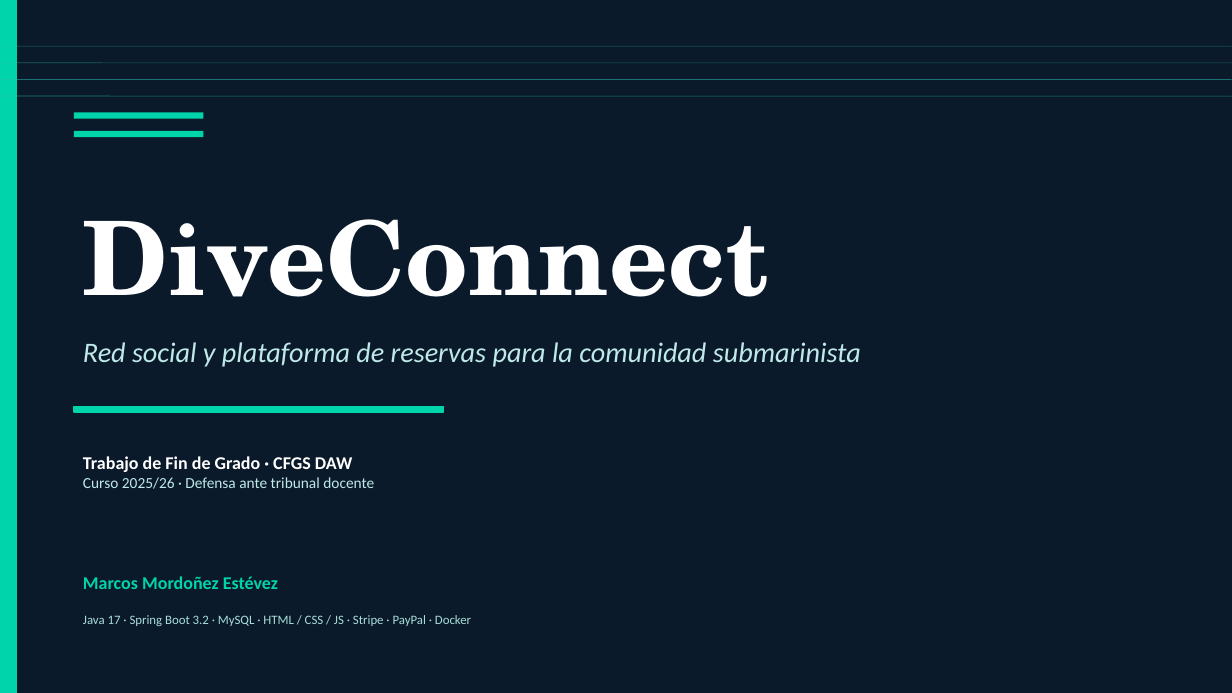
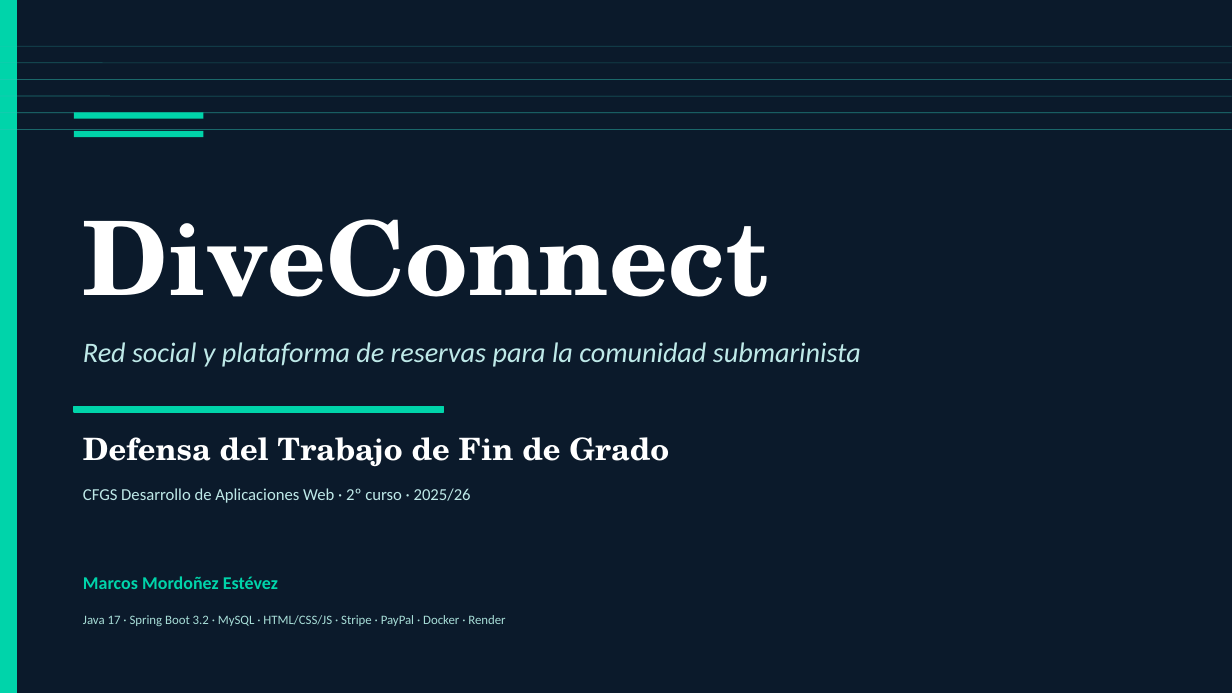
Before and after one commit to mmordoe685/diveconnect, a slide deck: slide 1 of docs/DiveConnect-Defensa.pptx. Drawn at 1232x693 pixels with LibreOffice and Linux fonts; fonts in the diff are those of the drawing. Boxes give left, top, right and bottom in pixels: in the first picture for what was removed or moved away, otherwise in the second. Text is boxed around its words. In the diff, an @@ line names an element or a change of style, - is before the commit and + after.

Commit message:
Material completo para defensa: slides 30, guion sincronizado y handout
- DiveConnect-Defensa.pptx ampliado de 18 a 30 slides para cubrir 35-40 minutos
  de exposicion. Misma paleta navy/teal/cream y misma estructura visual.
  Bloques: apertura, problema, solucion, demo, arquitectura, modelo de datos
  con normalizacion 1FN-BCNF, stack backend y frontend, pasarela en 3 modos
  con codigo del PaymentController, seguridad JWT y OAuth2, frontend sin
  framework justificado, tema submarino, subida de archivos, tests JUnit,
  CI con GitHub Actions, despliegue Render, analisis Python, sostenibilidad
  con ODS, decision tecnica del bug Lombok, metricas y roadmap.

- GUION-DEFENSA.md con guion completo sincronizado minuto a minuto. Cada
  slide tiene tiempo objetivo, lo que digo en cursiva, lo que enseno
  (slide / pantalla / archivo) y notas. Incluye anexos: como manejar
  preguntas con 12 respuestas preparadas, plan B si Render se cae, lista
  de pestanas y archivos que llevar abiertos, cronometro mental cada 5 min.

- HANDOUT-TRIBUNAL.pdf de 2 paginas A4 a color, una copia por miembro del
  tribunal, en primera persona y tono profesional. Pagina 1: resumen,
  funcionalidades, metricas. Pagina 2: stack en 3 columnas, arquitectura
  por capas, servicios externos, calidad y operacion, links de verificacion.
  Disenado para que el tribunal lea los numeros y entienda implicitamente
  que cada criterio de la rubrica esta cubierto, sin mencionar la rubrica.

```diff
--- a/docs/DiveConnect-Defensa.pptx
+++ b/docs/DiveConnect-Defensa.pptx
@@ line added from (0, 113) to (1232, 113), #2EC4B6 0.5 pt @@
@@ line added from (0, 129) to (1232, 129), #2EC4B6 0.5 pt @@
@@ text at [83,437,669,467]: text changed; size 12 to 24 pt; font Calibri to TeX Gyre Schola; text colour #BEE9E8 to #FFFFFF; bold on @@
-Trabajo de Fin de Grado · CFGS DAW
-Curso 2025/26 · Defensa ante tribunal docente
+Defensa del Trabajo de Fin de Grado
@@ text added at [83,488,471,503], 13 pt, text #BEE9E8 @@
+CFGS Desarrollo de Aplicaciones Web · 2º curso · 2025/26
@@ text at [83,615,505,626]: text changed @@
-Java 17 · Spring Boot 3.2 · MySQL · HTML / CSS / JS · Stripe · PayPal · Docker
+Java 17 · Spring Boot 3.2 · MySQL · HTML/CSS/JS · Stripe · PayPal · Docker · Render
```
Also in this commit, not shown: 10 other slides changed, 19 slides added, 7 slides removed, 2 other files.
